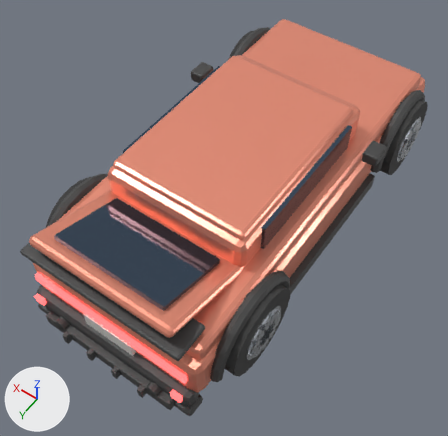
Before and after pictures for a commit that changed the glTF model game/assets/car.glb.
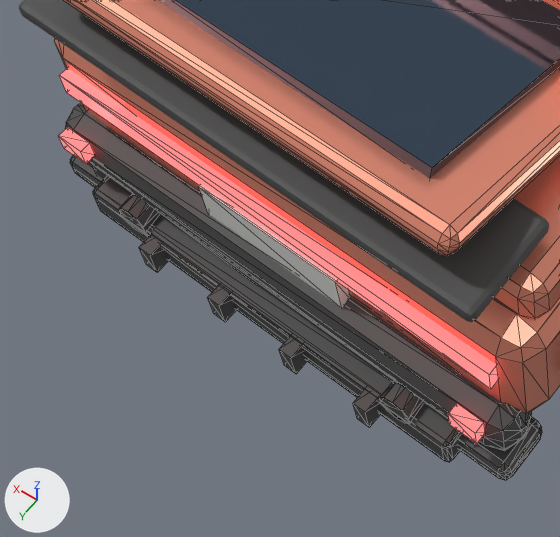
There are two pictures of each version: one whole from a 50 mm lens placed at (-2.3, 3.72, 5.38), pointed at (-0.03, 0.54, 0.39), one close up on the part from 3% to 47% of the width and 57% to 100% of the height. Lighting does not change. The marker at lower left points along +X, +Y and +Z. The first two pictures are the older version. The close-ups show mesh edges as thin lines. Where no turn or scale is listed for an object, it has been applied to the vertices. Vertices at exactly the same position are counted once.

Names of what the first close-up shows: 'Body', 'Spoiler'.
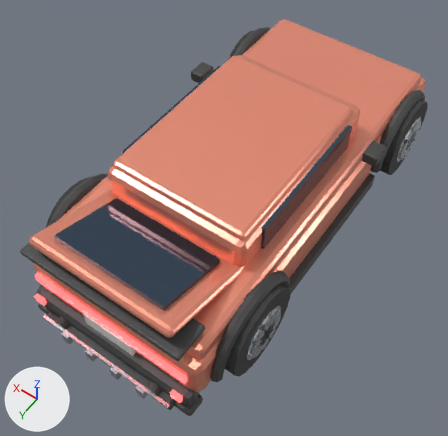
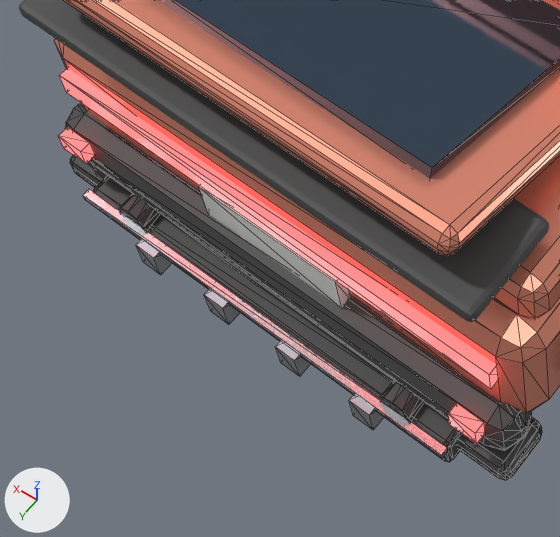
Pixel boxes [x1, y1, x2, y2] of what changed, in the close-ups (560 x 537 px):
part 1 of me_cube, added: after [349, 394, 384, 430]
part 2 of me_cube, added: after [275, 340, 310, 377]
part 3 of me_cube, added: after [204, 289, 240, 325]
part 4 of me_cube, added: after [136, 240, 172, 275]
part 5 of me_cube, added: after [83, 189, 448, 459]
part 6 of me_cube, deleted: before [207, 285, 236, 322]
part 7 of me_cube, deleted: before [139, 235, 169, 273]
part 8 of me_cube, deleted: before [279, 336, 307, 374]
part 9 of me_cube, deleted: before [353, 390, 380, 428]

The change in detail:
Material 'FinTrim' (mat_fintrim) is new.
Its base color is (0.45, 0.48, 0.53) (light grey #b3b8c0).
Its metallic is 0.7.
Its roughness is 0.35.
me_cube is used by ob_body; location (0.0, 0.0, 0.0).
me_cube had 1255 vertices, 2314 faces and spanned x -1.12..1.12, y -2.29..2.4, z 0.07..1.36.
me_cube now has 1263 vertices, 2326 faces and spans x -1.12..1.12, y -2.29..2.4, z 0.07..1.36.
me_cube part 1: a new loose piece, a box spanning x -0.49..-0.41, y 2.26..2.4, z 0.08..0.2, in mat_fintrim (light grey #b3b8c0).
me_cube part 2: a new loose piece, a box spanning x -0.19..-0.11, y 2.26..2.4, z 0.08..0.2, in mat_fintrim (light grey #b3b8c0).
me_cube part 3: a new loose piece, a box spanning x 0.11..0.19, y 2.26..2.4, z 0.08..0.2, in mat_fintrim (light grey #b3b8c0).
me_cube part 4: a new loose piece, a box spanning x 0.41..0.49, y 2.26..2.4, z 0.08..0.2, in mat_fintrim (light grey #b3b8c0).
me_cube part 5: a new loose piece, a box spanning x -0.75..0.75, y 2.345..2.375, z 0.185..0.215, in mat_rim (white #e1e5ea).
me_cube part 6: the loose piece of 8 vertices spanning x 0.12..0.18, y 2.26..2.4, z 0.08..0.2 is deleted.
me_cube part 7: the loose piece of 8 vertices spanning x 0.42..0.47, y 2.26..2.4, z 0.08..0.2 is deleted.
me_cube part 8: the loose piece of 8 vertices spanning x -0.18..-0.12, y 2.26..2.4, z 0.08..0.2 is deleted.
me_cube part 9: the loose piece of 8 vertices spanning x -0.47..-0.42, y 2.26..2.4, z 0.08..0.2 is deleted.
me_cube gains material mat_fintrim (light grey #b3b8c0).
me_cube gains material mat_rim (white #e1e5ea).
